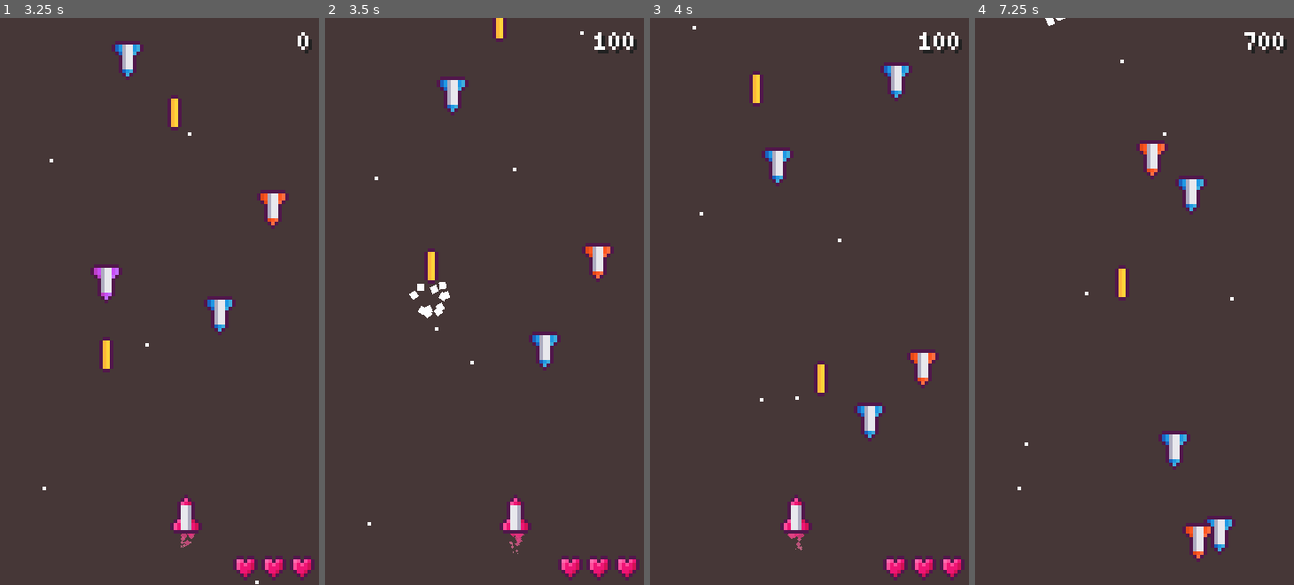
Above: before the commit, frames 1-4 (left to right).
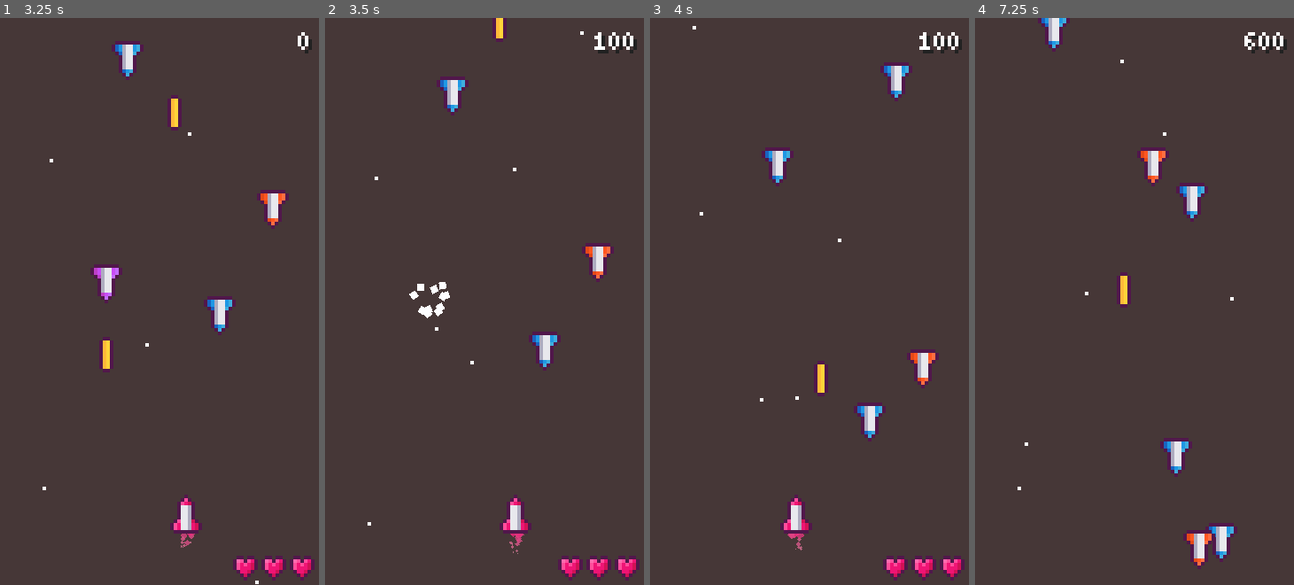
Above: after the commit, the same moments.

Repository: xinyer/game-spaceshooter
Game: Godot game, scene res://scene/Main.tscn
Same seed, same stepped clock (60 frames per second), same inputs: the game is played once before the commit and once after it.
Inputs (mouse positions are in pixels of both pictures, inside the frame that each line leads up to):
- Up to frame 1 (3.25 s): click "START" at 0.5 s; move the mouse to (229, 273) at 1.27 s; press the mouse at (229, 273) at 1.28 s; move the mouse to (95, 329) at 2.02 s; release the mouse at (95, 329) at 2.03 s; click (95, 329) at 2.1 s; move the mouse to (191, 176) at 2.77 s; press the mouse at (191, 176) at 2.78 s
- Up to frame 2 (3.5 s): no input
- Up to frame 3 (4 s): move the mouse to (793, 414) at 3.52 s; release the mouse at (793, 414) at 3.53 s; click (793, 414) at 3.6 s
- Up to frame 4 (7.25 s): move the mouse to (1230, 386) at 4.27 s; press the mouse at (1230, 386) at 4.28 s; move the mouse to (1038, 216) at 5.02 s; release the mouse at (1038, 216) at 5.03 s; click (1038, 216) at 5.1 s; move the mouse to (1150, 301) at 5.77 s; press the mouse at (1150, 301) at 5.78 s; move the mouse to (1086, 159) at 6.52 s; release the mouse at (1086, 159) at 6.53 s; click (1086, 159) at 6.6 s

Frame 1 is identical in both runs. In frame 2, 0.2% of the frame differs, in the area x 31-36%, y 40-47%; in frame 3, 0.2%; in frame 4, 2.8%, in the area x 19-89%, y 0-98%.

Commit message:
Fix bullet not free when hit enemy

Diff:
--- a/scene/Bullet.tscn
+++ b/scene/Bullet.tscn
@@ -23,3 +23,4 @@
 
 [node name="CollisionShape2D" type="CollisionShape2D" parent="HitBox"]
 shape = SubResource( 1 )
+[connection signal="area_entered" from="HitBox" to="." method="_on_HitBox_area_entered"]
--- a/script/Bullet.gd
+++ b/script/Bullet.gd
@@ -9,3 +9,8 @@
 	if global_position.y < 0:
 		queue_free()
 	pass
+
+
+func _on_HitBox_area_entered(area):
+	queue_free()
+	pass
